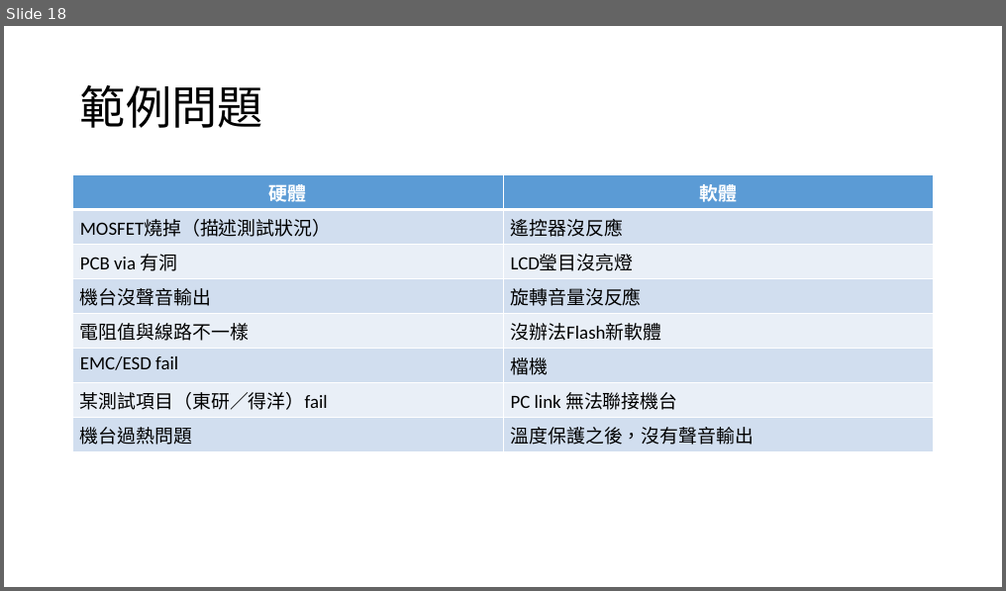
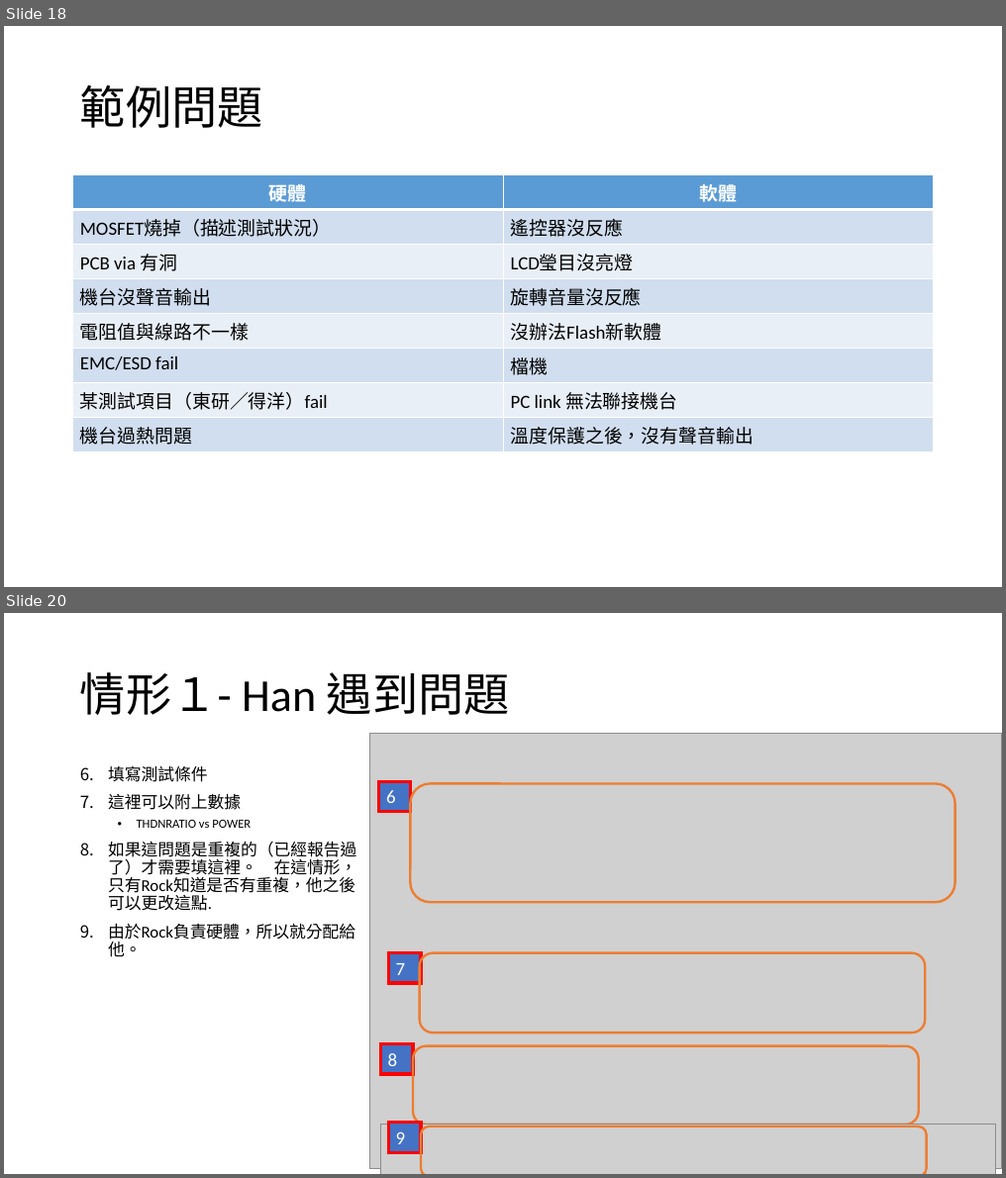
Before and after one commit to HanFormosa/JIRA, a slide deck: JIRA Proposal.pptx. Shown one above the other, each under a label of ours: slide 18 before the commit, slides 18 and 20 after it; the slides between them are not shown. The pictures are 1006x591 and 1006x1178 pixels, drawn with LibreOffice and Linux fonts; fonts in the diff are those of the drawing; grey boxes stand for pictures. Boxes give left, top, right and bottom in pixels: in the first picture for what was removed or moved away, otherwise in the second. Text is boxed around its words. In the diff, an @@ line names an element or a change of style, - is before the commit and + after.

```diff
--- a/JIRA Proposal.pptx
+++ b/JIRA Proposal.pptx
@@ slide 20 added at bbox=[4, 613, 1002, 1174], background #FFFFFF @@
@@ title added at bbox=[80, 672, 510, 715], 44 pt, text #000000 @@
+情形１- Han 遇到問題
@@ picture added at bbox=[370, 734, 1002, 1169] @@
@@ text added at bbox=[108, 766, 357, 958], 16 pt, text #000000 @@
+6. 填寫測試條件
+7. 這裡可以附上數據
+  • THDNRATIO vs POWER
+8. 如果這問題是重複的（已經報告過了）才需要填這裡。 在這情形，只有Rock知道是否有重複，他之後可以更改這點.
+9. 由於Rock負責硬體，所以就分配給他。
@@ rectangle added at bbox=[379, 781, 411, 811], fill #4472C4, outline #FF0000 3 pt, 18 pt, text #FFFFFF @@
+6
@@ rounded rectangle added at bbox=[411, 783, 955, 902], outline #ED7D31 2.25 pt @@
@@ rectangle added at bbox=[388, 953, 420, 983], fill #4472C4, outline #FF0000 3 pt, 18 pt, text #FFFFFF @@
+7
@@ rounded rectangle added at bbox=[420, 954, 925, 1033], outline #ED7D31 2.25 pt @@
@@ rectangle added at bbox=[380, 1045, 413, 1074], fill #4472C4, outline #FF0000 3 pt, 18 pt, text #FFFFFF @@
+8
@@ rounded rectangle added at bbox=[413, 1047, 918, 1125], outline #ED7D31 2.25 pt @@
@@ picture added at bbox=[380, 1125, 996, 1174] @@
@@ rectangle added at bbox=[388, 1123, 420, 1153], fill #4472C4, outline #FF0000 3 pt, 18 pt, text #FFFFFF @@
+9
@@ rounded rectangle added at bbox=[421, 1127, 927, 1174], outline #ED7D31 2.25 pt @@
```
Also in this commit, not shown: 1 slide changed, 2 other slides added, 1 slide removed.
